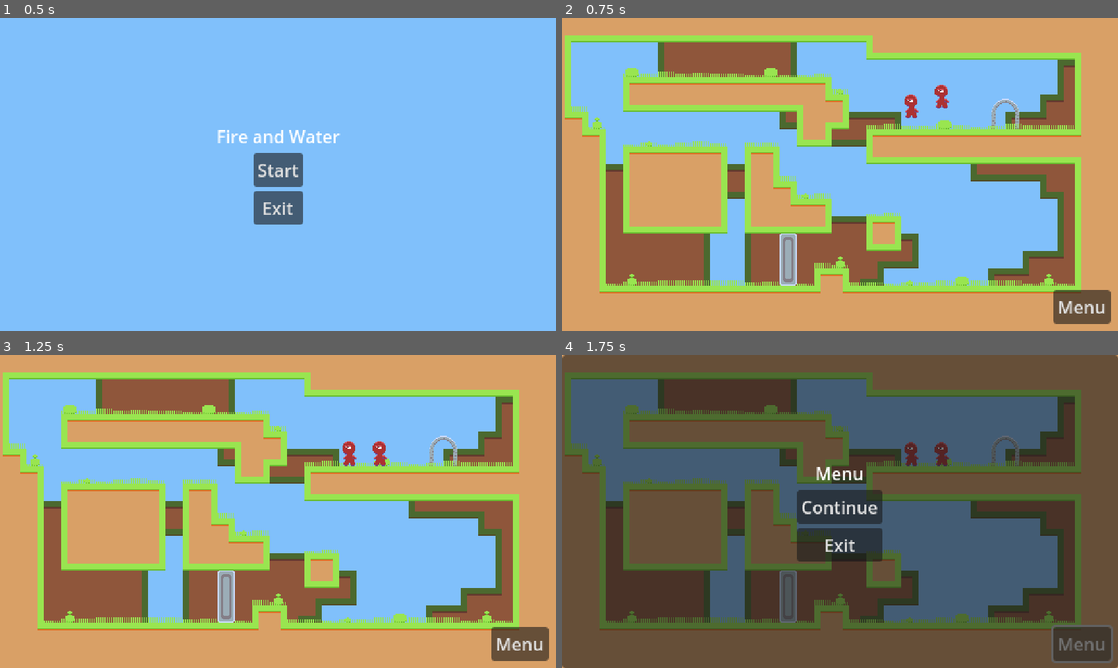
Above: before the commit, frames 1-4 (two rows, left to right).
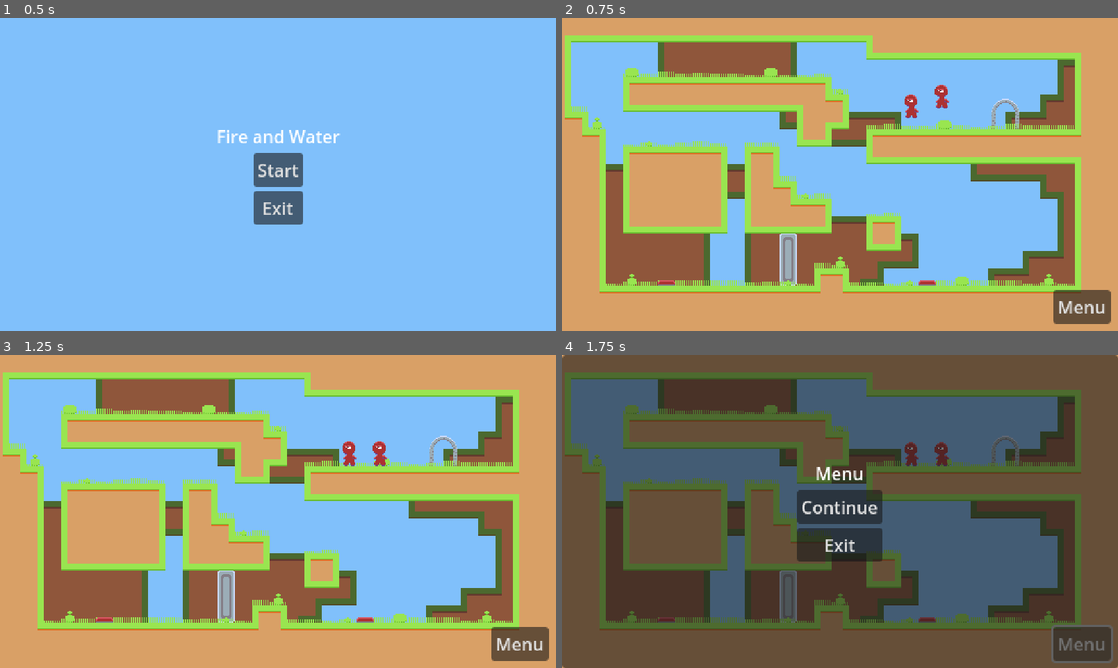
Above: after the commit, the same moments.

Repository: JohannesKoenig/fire-and-water
Game: Godot game, scene res://scenes/menu/main_menu.tscn
Two runs of this game, one before a commit and one after it. Both use one fixed random seed, a clock stepped at 60 frames per second and the inputs below.
Inputs:
- Up to frame 1 (0.5 s): no input
- Up to frame 2 (0.75 s): click "Start" at 0.5 s
- Up to frame 3 (1.25 s): no input
- Up to frame 4 (1.75 s): click "Menu" at 1.25 s

Frame 1 is identical in both runs. In frame 2, 0.1% of the frame differs, in the area x 17-68%, y 83-86%; in frame 3, 0.1%; in frame 4, 0.1%.

Commit message:
add button

Diff:
--- a/game/project.godot
+++ b/game/project.godot
@@ -60,8 +60,8 @@
 
 [layer_names]
 
-2d_physics/layer_10="exit"
-2d_physics/layer_11="can-exit"
+2d_physics/layer_10="action"
+2d_physics/layer_11="actionable"
 
 [rendering]
 
--- /dev/null
+++ b/game/scenes/puzzle_elements/button/button.tscn
@@ -0,0 +1,158 @@
+[gd_scene load_steps=13 format=3 uid="uid://cqw6044qgk00u"]
+
+[ext_resource type="Script" path="res://scripts/puzzle_elements/button/button.gd" id="1_73jq6"]
+[ext_resource type="Texture2D" uid="uid://c8vv27b0by8hr" path="res://assets/puzzle_elements/button/button.png" id="1_gjdi4"]
+[ext_resource type="Texture2D" uid="uid://c8rermw72011" path="res://assets/puzzle_elements/button/button_down.png" id="2_u7j54"]
+
+[sub_resource type="RectangleShape2D" id="RectangleShape2D_66wbc"]
+size = Vector2(16, 20)
+
+[sub_resource type="CapsuleShape2D" id="CapsuleShape2D_d07gc"]
+radius = 4.0
+height = 16.0
+
+[sub_resource type="AtlasTexture" id="AtlasTexture_6x6c8"]
+atlas = ExtResource("1_gjdi4")
+region = Rect2(0, 0, 16, 16)
+
+[sub_resource type="AtlasTexture" id="AtlasTexture_vd2ol"]
+atlas = ExtResource("2_u7j54")
+region = Rect2(0, 0, 16, 16)
+
+[sub_resource type="SpriteFrames" id="SpriteFrames_4772i"]
+animations = [{
+"frames": [{
+"duration": 1.0,
+"texture": SubResource("AtlasTexture_6x6c8")
+}],
+"loop": true,
+"name": &"button",
+"speed": 5.0
+}, {
+"frames": [{
+"duration": 1.0,
+"texture": SubResource("AtlasTexture_vd2ol")
+}],
+"loop": true,
+"name": &"button_down",
+"speed": 5.0
+}]
+
+[sub_resource type="Animation" id="Animation_ouj62"]
+resource_name = "button"
+loop_mode = 1
+tracks/0/type = "value"
+tracks/0/imported = false
+tracks/0/enabled = true
+tracks/0/path = NodePath("AnimatedSprite2D:animation")
+tracks/0/interp = 1
+tracks/0/loop_wrap = true
+tracks/0/keys = {
+"times": PackedFloat32Array(0),
+"transitions": PackedFloat32Array(1),
+"update": 1,
+"values": [&"button"]
+}
+tracks/1/type = "value"
+tracks/1/imported = false
+tracks/1/enabled = true
+tracks/1/path = NodePath("StaticBody2D:position")
+tracks/1/interp = 1
+tracks/1/loop_wrap = true
+tracks/1/keys = {
+"times": PackedFloat32Array(0),
+"transitions": PackedFloat32Array(1),
+"update": 0,
+"values": [Vector2(0, 0)]
+}
+
+[sub_resource type="Animation" id="Animation_bqqha"]
+length = 0.001
+tracks/0/type = "value"
+tracks/0/imported = false
+tracks/0/enabled = true
+tracks/0/path = NodePath("AnimatedSprite2D:animation")
+tracks/0/interp = 1
+tracks/0/loop_wrap = true
+tracks/0/keys = {
+"times": PackedFloat32Array(0),
+"transitions": PackedFloat32Array(1),
+"update": 1,
+"values": [&"button"]
+}
+tracks/1/type = "value"
+tracks/1/imported = false
+tracks/1/enabled = true
+tracks/1/path = NodePath("StaticBody2D:position")
+tracks/1/interp = 1
+tracks/1/loop_wrap = true
+tracks/1/keys = {
+"times": PackedFloat32Array(0),
+"transitions": PackedFloat32Array(1),
+"update": 0,
+"values": [Vector2(0, 0)]
+}
+
+[sub_resource type="Animation" id="Animation_k3kw4"]
+resource_name = "button_down"
+loop_mode = 1
+tracks/0/type = "value"
+tracks/0/imported = false
+tracks/0/enabled = true
+tracks/0/path = NodePath("AnimatedSprite2D:animation")
+tracks/0/interp = 1
+tracks/0/loop_wrap = true
+tracks/0/keys = {
+"times": PackedFloat32Array(0),
+"transitions": PackedFloat32Array(1),
+"update": 1,
+"values": [&"button_down"]
+}
+tracks/1/type = "value"
+tracks/1/imported = false
+tracks/1/enabled = true
+tracks/1/path = NodePath("StaticBody2D:position")
+tracks/1/interp = 1
+tracks/1/loop_wrap = true
+tracks/1/keys = {
+"times": PackedFloat32Array(0),
+"transitions": PackedFloat32Array(1),
+"update": 0,
+"values": [Vector2(2.08165e-12, 2)]
+}
+
+[sub_resource type="AnimationLibrary" id="AnimationLibrary_yowo8"]
+_data = {
+"RESET": SubResource("Animation_bqqha"),
+"button": SubResource("Animation_ouj62"),
+"button_down": SubResource("Animation_k3kw4")
+}
+
+[node name="Button" type="Node2D"]
+script = ExtResource("1_73jq6")
+
+[node name="Area2D" type="Area2D" parent="."]
+collision_layer = 512
+collision_mask = 1024
+
+[node name="CollisionShape2D" type="CollisionShape2D" parent="Area2D"]
+position = Vector2(0, -10)
+shape = SubResource("RectangleShape2D_66wbc")
+
+[node name="StaticBody2D" type="StaticBody2D" parent="."]
+
+[node name="CollisionShape2D" type="CollisionShape2D" parent="StaticBody2D"]
+position = Vector2(0, -1)
+rotation = 1.5708
+shape = SubResource("CapsuleShape2D_d07gc")
+
+[node name="AnimatedSprite2D" type="AnimatedSprite2D" parent="."]
+position = Vector2(0, -8)
+sprite_frames = SubResource("SpriteFrames_4772i")
+animation = &"button"
+autoplay = "button"
+
+[node name="AnimationPlayer" type="AnimationPlayer" parent="."]
+libraries = {
+"": SubResource("AnimationLibrary_yowo8")
+}
--- a/game/scenes/puzzle_elements/pull_up_door/pull_up_door.tscn
+++ b/game/scenes/puzzle_elements/pull_up_door/pull_up_door.tscn
@@ -2,6 +2,37 @@
 
 [ext_resource type="Script" path="res://scripts/puzzle_elements/pull_up_door/pull_up_door.gd" id="1_hnw1u"]
 [ext_resource type="Texture2D" uid="uid://21bmfvdqyw6d" path="res://assets/puzzle_elements/pull_up_door/pull_up_door.png" id="1_ik01r"]
+
+[sub_resource type="Animation" id="Animation_rkvqs"]
+length = 0.001
+tracks/0/type = "value"
+tracks/0/imported = false
+tracks/0/enabled = true
+tracks/0/path = NodePath("Rig:position")
+tracks/0/interp = 1
+tracks/0/loop_wrap = true
+tracks/0/keys = {
+"times": PackedFloat32Array(0),
+"transitions": PackedFloat32Array(1),
+"update": 0,
+"values": [Vector2(0, 0)]
+}
+
+[sub_resource type="Animation" id="Animation_12pjj"]
+resource_name = "closed"
+loop_mode = 1
+tracks/0/type = "value"
+tracks/0/imported = false
+tracks/0/enabled = true
+tracks/0/path = NodePath("Rig:position")
+tracks/0/interp = 1
+tracks/0/loop_wrap = true
+tracks/0/keys = {
+"times": PackedFloat32Array(0),
+"transitions": PackedFloat32Array(1),
+"update": 0,
+"values": [Vector2(0, 0)]
+}
 
 [sub_resource type="Animation" id="Animation_ylqfp"]
 resource_name = "closing"
@@ -21,6 +52,7 @@
 
 [sub_resource type="Animation" id="Animation_sabv4"]
 resource_name = "open"
+loop_mode = 1
 tracks/0/type = "value"
 tracks/0/imported = false
 tracks/0/enabled = true
@@ -32,36 +64,6 @@
 "transitions": PackedFloat32Array(1),
 "update": 0,
 "values": [Vector2(2.08165e-12, -32)]
-}
-
-[sub_resource type="Animation" id="Animation_12pjj"]
-resource_name = "closed"
-tracks/0/type = "value"
-tracks/0/imported = false
-tracks/0/enabled = true
-tracks/0/path = NodePath("Rig:position")
-tracks/0/interp = 1
-tracks/0/loop_wrap = true
-tracks/0/keys = {
-"times": PackedFloat32Array(0),
-"transitions": PackedFloat32Array(1),
-"update": 0,
-"values": [Vector2(0, 0)]
-}
-
-[sub_resource type="Animation" id="Animation_rkvqs"]
-length = 0.001
-tracks/0/type = "value"
-tracks/0/imported = false
-tracks/0/enabled = true
-tracks/0/path = NodePath("Rig:position")
-tracks/0/interp = 1
-tracks/0/loop_wrap = true
-tracks/0/keys = {
-"times": PackedFloat32Array(0),
-"transitions": PackedFloat32Array(1),
-"update": 0,
-"values": [Vector2(0, 0)]
 }
 
 [sub_resource type="Animation" id="Animation_fg58f"]
--- a/game/scenes/terrain_demo.tscn
+++ b/game/scenes/terrain_demo.tscn
@@ -1,7 +1,9 @@
-[gd_scene load_steps=5 format=3 uid="uid://djwa6w5ny08gl"]
+[gd_scene load_steps=7 format=3 uid="uid://djwa6w5ny08gl"]
 
 [ext_resource type="Texture2D" uid="uid://bi156k0qloptu" path="res://assets/tilesets/tiles.png" id="1_ddc6t"]
 [ext_resource type="PackedScene" uid="uid://bbk6gw0yvmspf" path="res://scenes/puzzle_elements/pull_up_door/pull_up_door.tscn" id="2_apwpl"]
+[ext_resource type="PackedScene" uid="uid://cqw6044qgk00u" path="res://scenes/puzzle_elements/button/button.tscn" id="3_44ful"]
+[ext_resource type="Script" path="res://scripts/signal_or_combination.gd" id="4_u5o35"]
 
 [sub_resource type="TileSetAtlasSource" id="TileSetAtlasSource_pi4ul"]
 texture = ExtResource("1_ddc6t")
@@ -154,4 +156,21 @@
 position = Vector2(256, 144)
 
 [node name="PullUpDoor" parent="." instance=ExtResource("2_apwpl")]
+z_index = -1
 position = Vector2(208, 246)
+
+[node name="Button" parent="." instance=ExtResource("3_44ful")]
+position = Vector2(96, 246)
+
+[node name="Button2" parent="." instance=ExtResource("3_44ful")]
+position = Vector2(336, 246)
+
+[node name="SignalOrCombination" type="Node" parent="."]
+script = ExtResource("4_u5o35")
+
+[connection signal="button_active" from="Button" to="SignalOrCombination" method="on_signal"]
+[connection signal="button_inactive" from="Button" to="SignalOrCombination" method="off_signal"]
+[connection signal="button_active" from="Button2" to="SignalOrCombination" method="on_signal"]
+[connection signal="button_inactive" from="Button2" to="SignalOrCombination" method="off_signal"]
+[connection signal="off" from="SignalOrCombination" to="PullUpDoor" method="close"]
+[connection signal="on" from="SignalOrCombination" to="PullUpDoor" method="open"]
--- /dev/null
+++ b/game/scripts/puzzle_elements/button/button.gd
@@ -0,0 +1,21 @@
+class_name ButtonPuzzleElement extends Node2D
+
+@onready var area_2d = $Area2D
+@onready var animation_player = $AnimationPlayer
+
+
+signal button_active
+signal button_inactive
+
+func _ready():
+	animation_player.play("button")
+
+func _process(delta):
+	if area_2d.has_overlapping_areas():
+		if animation_player.current_animation != "button_down":
+			animation_player.play("button_down")
+			button_active.emit()
+	else:
+		if animation_player.current_animation != "button":
+			animation_player.play("button")
+			button_inactive.emit()
--- a/game/scripts/puzzle_elements/pull_up_door/pull_up_door.gd
+++ b/game/scripts/puzzle_elements/pull_up_door/pull_up_door.gd
@@ -9,19 +9,22 @@
 func _process(delta):
 	if start_next:
 		start_next = false
+		animation_player.play(current_animation)
 	if not animation_player.is_playing():
 		match current_animation:
 			"closing":
 				current_animation = "closed"
-				start_next = true
+				#start_next = true
 			"opening":
 				current_animation = "open"
-				start_next = true
+				#start_next = true
 
 
 
 func close():
 	var remaining = 0
+	if current_animation == "closed":
+		return
 	if current_animation == "opening":
 		remaining = current_animation_remaining_time()
 	current_animation = "closing"
@@ -30,6 +33,8 @@
 
 func open():
 	var remaining = 0
+	if current_animation == "open":
+		return
 	if current_animation == "closing":
 		remaining = current_animation_remaining_time()
 	current_animation = "opening"
--- /dev/null
+++ b/game/scripts/signal_or_combination.gd
@@ -0,0 +1,17 @@
+class_name SignalOrCombination extends Node
+
+var counter: int = 0
+
+signal on
+signal off
+
+func on_signal():
+	counter += 1
+	if counter == 1:
+		on.emit()
+
+
+func off_signal():
+	counter -= 1
+	if counter == 0:
+		off.emit()
Binary file added: game/assets/puzzle_elements/button/button.png
Not shown, added: game/assets/puzzle_elements/button/button.png.import
Binary file added: game/assets/puzzle_elements/button/button_down.png
Not shown, added: game/assets/puzzle_elements/button/button_down.png.import
Not shown, added: asset_projects/aseprite/button.aseprite
Not shown, added: asset_projects/aseprite/button_down.aseprite
